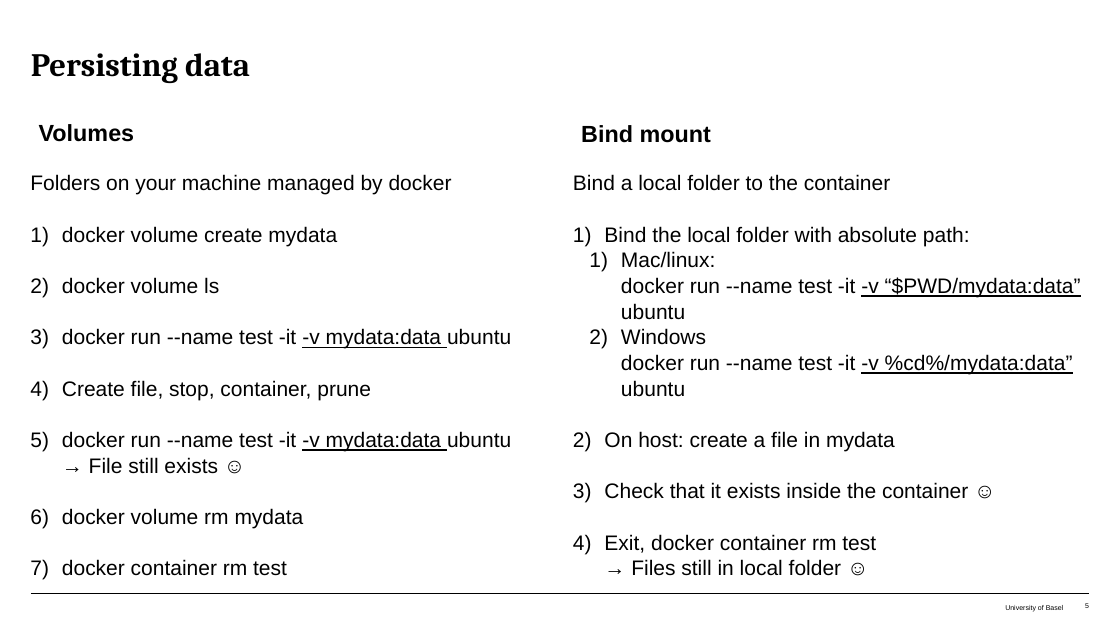
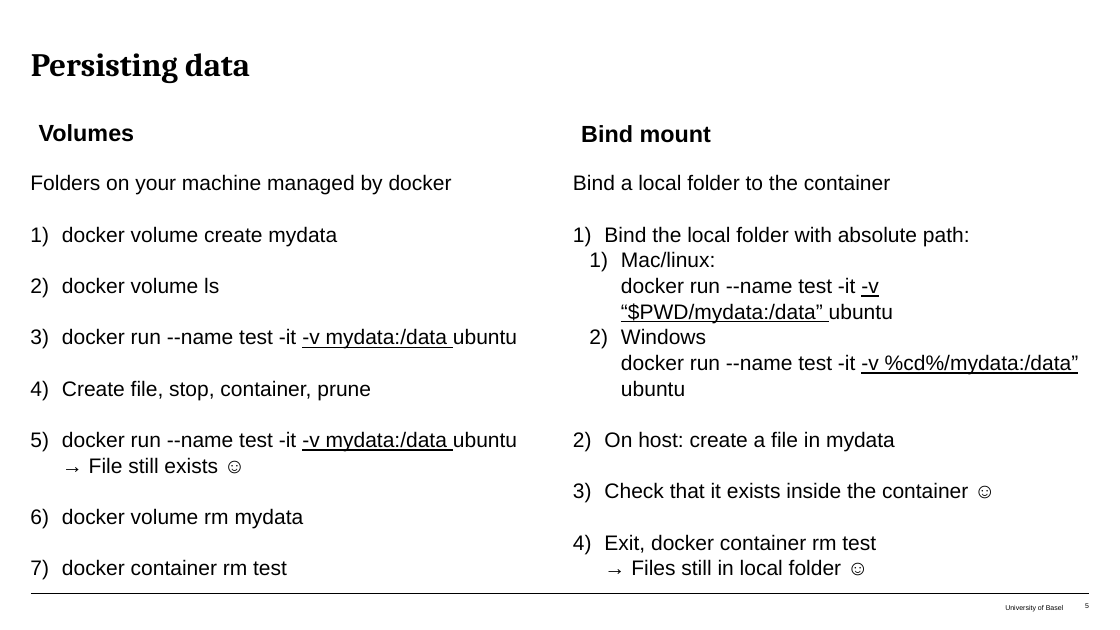
Before and after one commit to jabrell/docker_intro, a slide deck: slide 5 of slides/docker_intro.pptx. Drawn at 1120x630 pixels with LibreOffice and Linux fonts; fonts in the diff are those of the drawing. Boxes give left, top, right and bottom in pixels: in the first picture for what was removed or moved away, otherwise in the second. Text is boxed around its words. In the diff, an @@ line names an element or a change of style, - is before the commit and + after.

Commit message:
slides

```diff
--- a/slides/docker_intro.pptx
+++ b/slides/docker_intro.pptx
@@ text at bbox=[621, 251, 1079, 397]: text changed @@
-  1) Mac/linux:
-     docker run --name test -it -v “$PWD/mydata:data” ubuntu
-  2) Windows
-     docker run --name test -it -v %cd%/mydata:data” ubuntu
+  1) Mac/linux:
+     docker run --name test -it -v “$PWD/mydata:/data” ubuntu
+  2) Windows
+     docker run --name test -it -v %cd%/mydata:/data” ubuntu
@@ text at bbox=[62, 328, 517, 349]: text changed @@
-3) docker run --name test -it -v mydata:data ubuntu
+3) docker run --name test -it -v mydata:/data ubuntu
@@ text at bbox=[62, 431, 517, 474]: text changed @@
-5) docker run --name test -it -v mydata:data ubuntu
-   → File still exists ☺
+5) docker run --name test -it -v mydata:/data ubuntu
+   → File still exists ☺
```
Also in this commit, not shown: 1 other slide changed.
